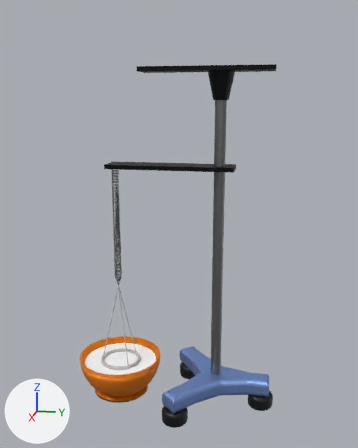
The FBX model ConsoleApp1/Meshes/scene.fbx: old version first, new version second.
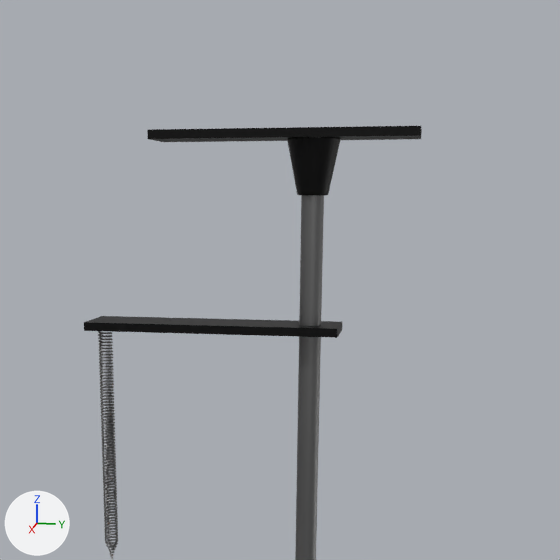
There are two pictures of each version: one whole from a 50 mm camera at (10.77, 1.25, 7.07) aimed at (-0.04, -0.91, 4.36), one close up on the part from 17% to 97% of the width and 0% to 64% of the height. Arrows for +X, +Y and +Z are at lower left; the lights stay in place. Where no turn or scale is listed for an object, it has been applied to the vertices.

Before the edit, the objects in view are built like this:
```python
me_cube_026 = bpy.data.meshes.new('Cube.026')
me_cube_026.from_pydata(...)  # a box spanning x -0.32..0.32, y -1.43..1.43, z -0.05..0.05
me_cube_026.materials.append(mat_черный_металл_001)  # black #000000
me_cube_027 = bpy.data.meshes.new('Cube.027')
me_cube_027.from_pydata(...)  # a box spanning x -0.32..0.32, y -1.43..1.43, z -0.05..0.05
me_cube_027.materials.append(mat_черный_металл_001)  # black #000000
me_cylinder_013 = bpy.data.meshes.new('Cylinder.013')
me_cylinder_013.from_pydata(...)  # 448 vertices, 418 faces; spans x -0.283..0.283, y -0.283..0.283, z -0.165..0.426
me_cylinder_013.materials.append(mat_черный_металл_001)  # black #000000
me_cylinder_014 = bpy.data.meshes.new('Cylinder.014')
me_cylinder_014.from_pydata(...)  # 448 vertices, 418 faces; spans x -0.12..0.12, y -0.12..0.12, z -0.14..6.32
me_cylinder_014.materials.append(mat_серый_метал_001)  # grey #7f7f7f
ob_part1_001 = bpy.data.objects.new('part1.001', me_cube_027)
ob_part1_001.location = (0.0, -1.1, 5.67)
ob_part2_001 = bpy.data.objects.new('part2.001', me_cube_026)
ob_part2_001.location = (0.0, -0.31, 7.74)
ob_part4_001 = bpy.data.objects.new('part4.001', me_cylinder_014)
ob_part4_001.location = (0.0, 0.0, 0.83)
ob_part5_001 = bpy.data.objects.new('part5.001', me_cylinder_013)
ob_part5_001.location = (0.0, 0.0, 7.27)
# also in view: 'Пружинка' at (0.0, -2.39, 4.21)
```
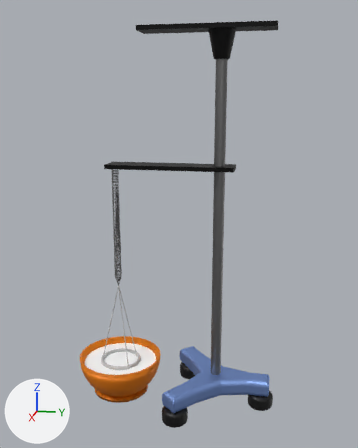
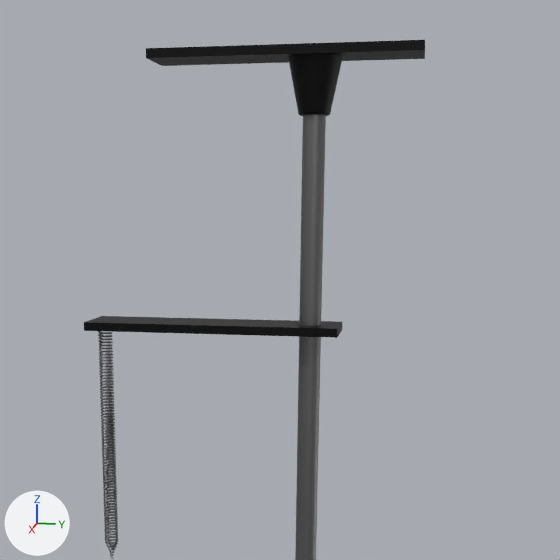
What changed in the scene script:
```text
Change ob_part4_001:
    ob_part4_001.scale: (1.0, 1.0, 1.0) -> (1.0, 1.0, 1.13)
Change ob_part5_001:
    ob_part5_001.location: (0.0, 0.0, 7.27) -> (0.0, 0.0, 8.09)
Change ob_part2_001:
    ob_part2_001.location: (0.0, -0.31, 7.74) -> (0.0, -0.31, 8.55)
```

Pixel boxes (x1, y1, x2, y2) of what changed, in the close-ups (560 x 560 px):
'part4.001', rescaled
    before: (295, 195, 324, 560)
    after: (295, 115, 326, 560)
'part2.001', moved
    before: (147, 126, 422, 142)
    after: (146, 40, 425, 66)
'part5.001', moved
    before: (287, 137, 341, 195)
    after: (288, 54, 343, 116)
